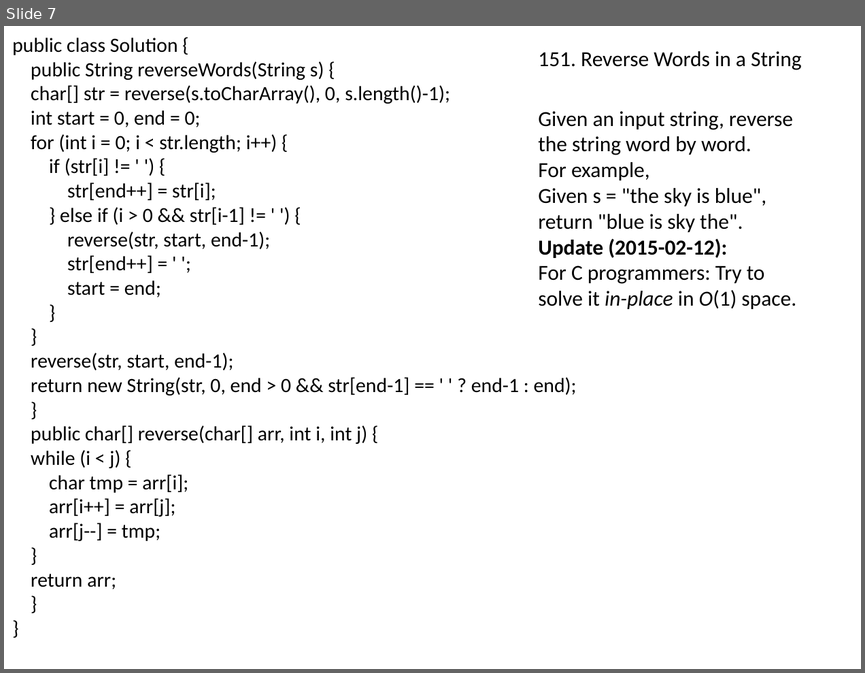
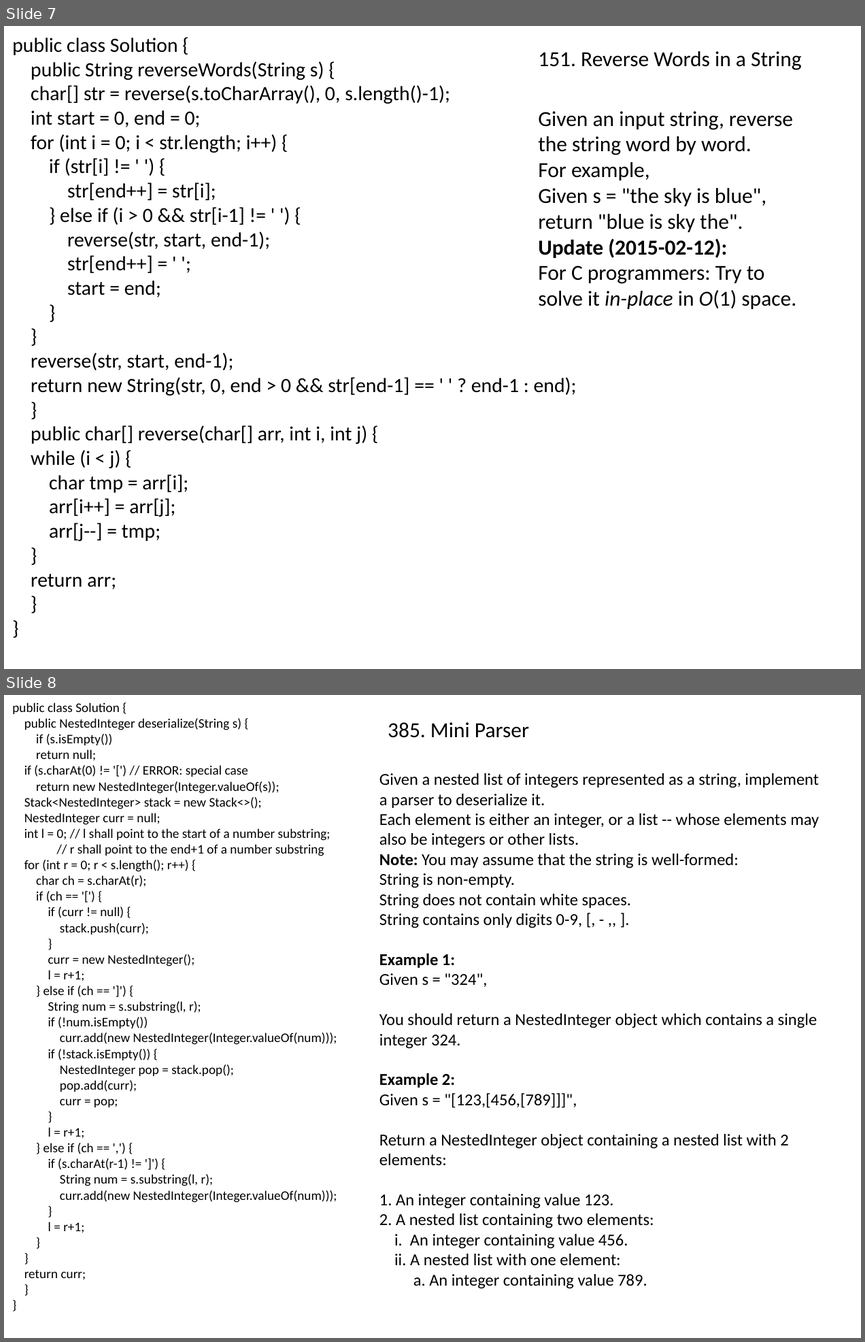
Before and after one commit to songwenxiao/LeetCode-Solutions, a slide deck: Basic/Leetcode.pptx. Shown one above the other, each under a label of ours: slide 7 before the commit, slides 7 and 8 after it. The pictures are 865x673 and 865x1342 pixels, drawn with LibreOffice and Linux fonts; fonts in the diff are those of the drawing. Boxes give left, top, right and bottom in pixels: in the first picture for what was removed or moved away, otherwise in the second. Text is boxed around its words. In the diff, an @@ line names an element or a change of style, - is before the commit and + after.

```diff
--- a/Basic/Leetcode.pptx
+++ b/Basic/Leetcode.pptx
@@ slide 8 added at (4, 695, 861, 1338), background #FFFFFF @@
@@ text added at (12, 702, 337, 1279), 11 pt, text #000000 @@
+public class Solution {
+public NestedInteger deserialize(String s) {
+if (s.isEmpty())
+return null;
+if (s.charAt(0) != '[') // ERROR: special case
+return new NestedInteger(Integer.valueOf(s));
+Stack<NestedInteger> stack = new Stack<>();
+NestedInteger curr = null;
+int l = 0; // l shall point to the start of a number substring;
+// r shall point to the end+1 of a number substring
+for (int r = 0; r < s.length(); r++) {
+char ch = s.charAt(r);
+if (ch == '[') {
+if (curr != null) {
+stack.push(curr);
+}
+curr = new NestedInteger();
+l = r+1;
+} else if (ch == ']') {
+String num = s.substring(l, r);
+if (!num.isEmpty())
+curr.add(new NestedInteger(Integer.valueOf(num)));
+if (!stack.isEmpty()) {
+NestedInteger pop = stack.pop();
+pop.add(curr);
+curr = pop;
+}
+l = r+1;
+} else if (ch == ',') {
+if (s.charAt(r-1) != ']') {
+String num = s.substring(l, r);
+curr.add(new NestedInteger(Integer.valueOf(num)));
+}
+l = r+1;
+}
+}
+return curr;
+}
+}
@@ text added at (388, 722, 529, 738), 18 pt, text #000000 @@
+385. Mini Parser
@@ text added at (379, 773, 819, 1289), 14 pt, text #000000 @@
+Given a nested list of integers represented as a string, implement a parser to deserialize it.
+Each element is either an integer, or a list -- whose elements may also be integers or other lists.
+Note: You may assume that the string is well-formed:
+String is non-empty.
+String does not contain white spaces.
+String contains only digits 0-9, [, - ,, ].
+Example 1:
+Given s = "324",
+You should return a NestedInteger object which contains a single integer 324.
+Example 2:
+Given s = "[123,[456,[789]]]",
+Return a NestedInteger object containing a nested list with 2 elements:
+1. An integer containing value 123.
+2. A nested list containing two elements:
+i. An integer containing value 456.
+ii. A nested list with one element:
+a. An integer containing value 789.
```
Also in this commit, not shown: 1 other slide added, 2 other files.
